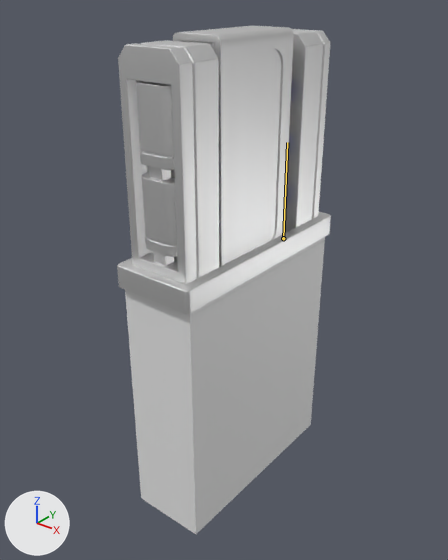
Two versions of the FBX model Assets/Models/Level Components/Walls/ozka stena 01.fbx, one commit apart.
Camera for both pictures: a camera (50 mm lens) standing at (1.62, -2.1, 1.17) and looking at (-0.03, -0.03, -0.12). The axes (+X, +Y, +Z) are drawn at lower left. The lights are the same throughout. Both versions are drawn at frame 33 of the action 'Armature|fall down'; the numbers are the values there. The bones that change are drawn over the model as lines.
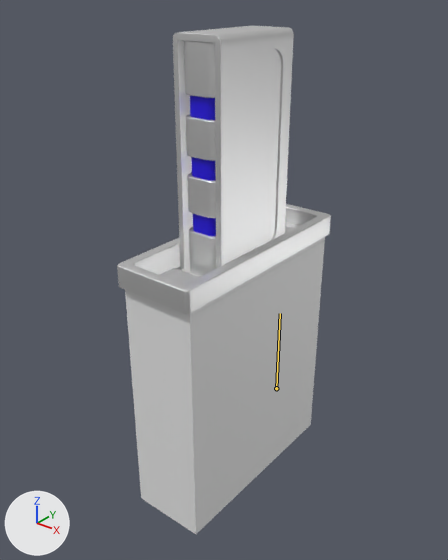
What differs and where, as boxes (x1, y1, x2, y2) in the pictures (448 x 560 px):
```json
{"object": "Cube.002", "change": "posed", "before": [118, 29, 330, 283], "after": [160, 222, 300, 283]}
{"object": "Cube.007", "change": "posed", "before": [136, 81, 178, 266], "on screen": "not visible afterwards"}
{"object": "Cube.005", "change": "unchanged, uncovered by the edit", "before": [184, 40, 215, 52], "after": [184, 40, 216, 277]}
{"bone": "Bone.005", "before": "(283, 238) to (287, 142)", "after": "(276, 388) to (280, 313)"}
```

The change, as JSON lines over the scene's bpy script:
```json
{"block": "bone_bone_005", "where": "bone_bone_005 = bpy.data.objects['Armature'].pose.bones['Bone.005']  # child of 'Bone'"}
{"op": "set", "path": "bone_bone_005.location", "old": "(0.0, -0.04, 0.0)", "new": "(0.0, -0.98, 0.0)"}
```
